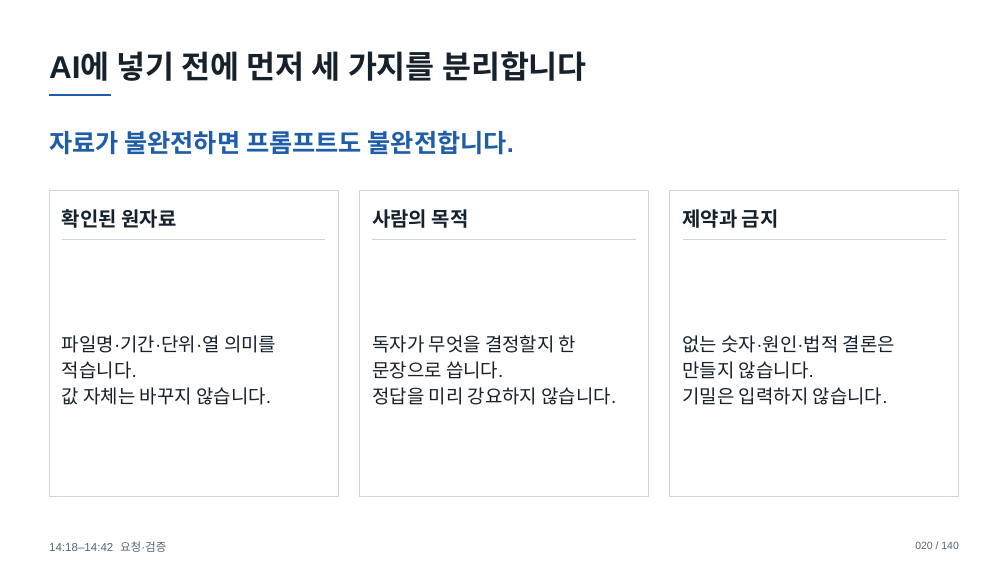
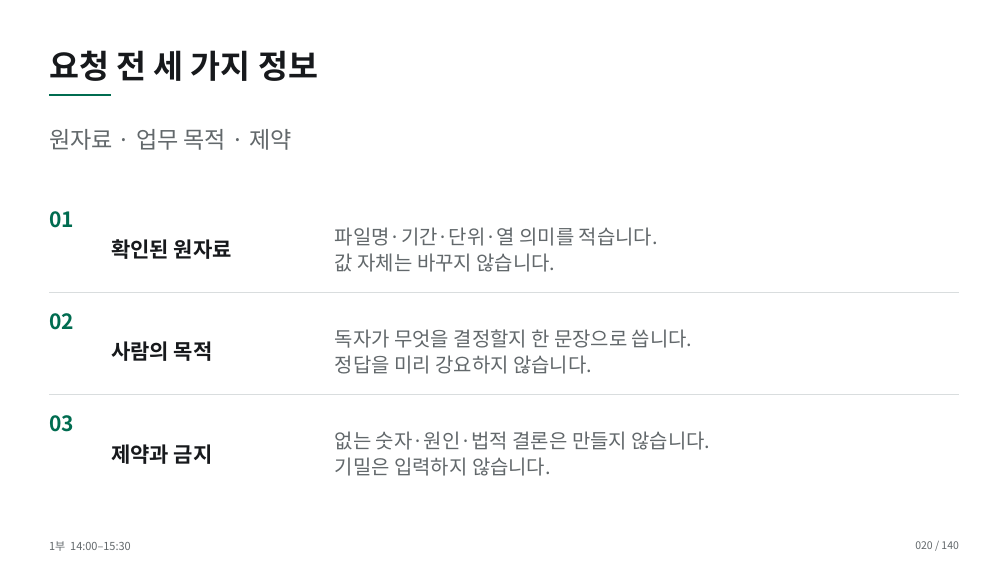
Before and after one commit to smilesjcha/how-to-work-better, a slide deck: slide 20 of lectures/20261007-daeryzen-ai-office/output/daeryzen-ai-office-20261007.pptx. Drawn at 1008x567 pixels with LibreOffice and Linux fonts; fonts in the diff are those of the drawing. Boxes give left, top, right and bottom in pixels: in the first picture for what was removed or moved away, otherwise in the second. Text is boxed around its words. In the diff, an @@ line names an element or a change of style, - is before the commit and + after.

```diff
--- a/lectures/20261007-daeryzen-ai-office/output/daeryzen-ai-office-20261007.pptx
+++ b/lectures/20261007-daeryzen-ai-office/output/daeryzen-ai-office-20261007.pptx
@@ text at (49, 50, 318, 81): text changed; size 30 to 31 pt; font Arial to Noto Sans CJK KR; text colour #17212B to #17191C @@
-AI에 넣기 전에 먼저 세 가지를 분리합니다
+요청 전 세 가지 정보
@@ line (49, 95) - (111, 95): stroke #1F5DA8 2.2 pt to #006C50 2.2 pt @@
@@ text at (49, 129, 291, 150): text changed; size 24 to 22 pt; font Arial to Noto Sans CJK KR; text colour #1F5DA8 to #62686B; bold off @@
-자료가 불완전하면 프롬프트도 불완전합니다.
+원자료 · 업무 목적 · 제약
@@ rectangle removed at (49, 191, 338, 497) @@
@@ text "확인된 원자료": place and size @@
-text "확인된 원자료" at (62, 209, 176, 228)
+text "확인된 원자료" at (111, 239, 232, 259)
@@ size 18 to 19 pt, font Arial to Noto Sans CJK KR, text colour #17212B to #62686B; line spacing 1.15 to 1.12 in 3 elements at (335, 329, 693, 374), (335, 431, 710, 476), (335, 227, 658, 272) @@
@@ text "파일명·기간·단위·열 의미를 적습니다.": place and size @@
-text "파일명·기간·단위·열 의미를 적습니다." at (62, 335, 276, 405)
+text "파일명·기간·단위·열 의미를 적습니다." at (335, 227, 658, 272)
@@ rectangle removed at (359, 191, 648, 497) @@
@@ rectangle removed at (670, 191, 959, 497) @@
@@ text added at (49, 211, 74, 228), 20 pt, text #006C50, bold @@
+01
@@ line removed from (62, 240) to (325, 240) @@
@@ line removed from (372, 240) to (636, 240) @@
@@ line removed from (683, 240) to (946, 240) @@
@@ line added from (49, 293) to (959, 293), #D9DDDE 1 pt @@
@@ text added at (49, 313, 74, 330), 20 pt, text #006C50, bold @@
+02
@@ text "사람의 목적": place and size @@
-text "사람의 목적" at (372, 209, 469, 228)
+text "사람의 목적" at (111, 341, 213, 361)
@@ text "독자가 무엇을 결정할지 한 문장으로 ...": place and size @@
-text "독자가 무엇을 결정할지 한 문장으로 ..." at (372, 335, 616, 405)
+text "독자가 무엇을 결정할지 한 문장으로 ..." at (335, 329, 693, 374)
@@ line added from (49, 395) to (959, 395), #D9DDDE 1 pt @@
@@ text added at (49, 415, 74, 432), 20 pt, text #006C50, bold @@
+03
@@ size 19 to 20 pt, font Arial to Noto Sans CJK KR, text colour #17212B to #17191C; line spacing 1.15 to 1.12; vertical alignment top to middle in 3 elements at (111, 239, 232, 259), (111, 341, 213, 361), (111, 444, 213, 464) @@
@@ text "제약과 금지": place and size @@
-text "제약과 금지" at (683, 209, 779, 228)
+text "제약과 금지" at (111, 444, 213, 464)
@@ text "없는 숫자·원인·법적 결론은 만들지 않습니다.": place and size @@
-text "없는 숫자·원인·법적 결론은 만들지 않습니다." at (683, 335, 895, 405)
+text "없는 숫자·원인·법적 결론은 만들지 않습니다." at (335, 431, 710, 476)
@@ text "020 / 140" at (915, 541, 958, 549): font Arial to Noto Sans CJK KR, text colour #566575 to #62686B; line spacing 1.15 to 1.12 @@
@@ text at (49, 541, 131, 551): text changed; size 11 to 10.5 pt; font Arial to Noto Sans CJK KR; text colour #566575 to #62686B @@
-14:18–14:42 요청·검증
+1부 14:00–15:30
```
Also in this commit, not shown: 138 other slides changed, 1 slide added, 1 slide removed, 21 other files.
